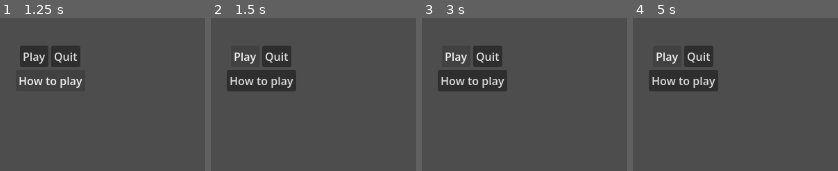
Above: before the commit, frames 1-4 (left to right).
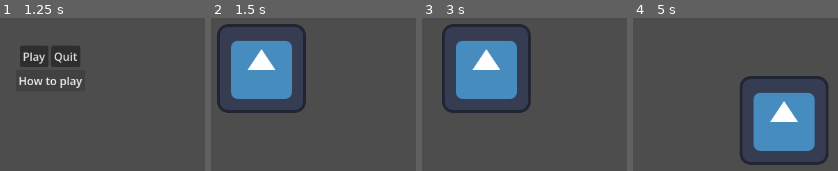
Above: after the commit, the same moments.

Repository: GlitchedSalad/global-game-jam-2026
Game: Godot game, scene res://src/scenes/level/menu.tscn
The game is run twice, just before and just after one commit, with the same random seed, the same clock (stepped at 60 frames per second) and the same inputs. The project has no main scene, so this scene is started directly. The engine's default icon, where the game draws it, is replaced by a stand-in: a white triangle on a blue panel in a dark square.
Inputs (mouse positions are in pixels of both pictures, inside the frame that each line leads up to):
- Up to frame 1 (1.25 s): click "How to play" at 0.5 s
- Up to frame 2 (1.5 s): click "Play" at 1.25 s
- Up to frame 3 (3 s): click (456, 56) at 2 s, where only the run before the commit has a clickable "Play"; tap Enter at 2.75 s; hold D (Right) from 2.78 s (still down)
- Up to frame 4 (5 s): release D (Right) at 3.53 s; hold S (Down) 3.53-4.28 s; hold D (Right) from 4.28 s (still down)

Frame 1 is identical in both runs. In frame 2, 15% of the frame differs, in the area x 2-47%, y 3-63%; in frame 3, 15%; in frame 4, 21%, in the area x 7-96%, y 18-97%.

Commit message:
made menu buttons connect to script

Diff:
--- a/src/scenes/level/menu.tscn
+++ b/src/scenes/level/menu.tscn
@@ -36,3 +36,7 @@
 [node name="HelpButton" type="Button" parent="CanvasLayer/VBoxContainer" unique_id=1537824816]
 layout_mode = 2
 text = "How to play"
+
+[connection signal="pressed" from="CanvasLayer/VBoxContainer/HBoxContainer/PlayButton" to="." method="_on_play_button_pressed"]
+[connection signal="pressed" from="CanvasLayer/VBoxContainer/HBoxContainer/QuitButton" to="." method="_on_quit_button_pressed"]
+[connection signal="pressed" from="CanvasLayer/VBoxContainer/HelpButton" to="." method="_on_help_button_pressed"]
--- a/src/scripts/level/menu.gd
+++ b/src/scripts/level/menu.gd
@@ -6,11 +6,10 @@
 	pass
 
 func _on_help_button_pressed() -> void:
-	pass # Replace with function body.
-
+	pass
 
 func _on_quit_button_pressed() -> void:
-	pass # Replace with function body.
+	pass
 
 func _on_play_button_pressed() -> void:
 	Global.change_scene(main_scene)
